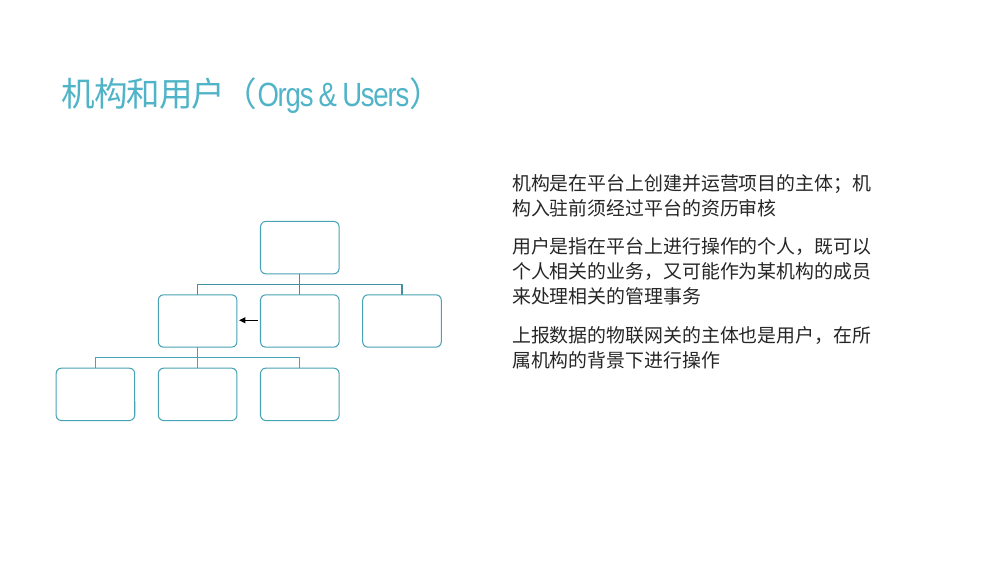
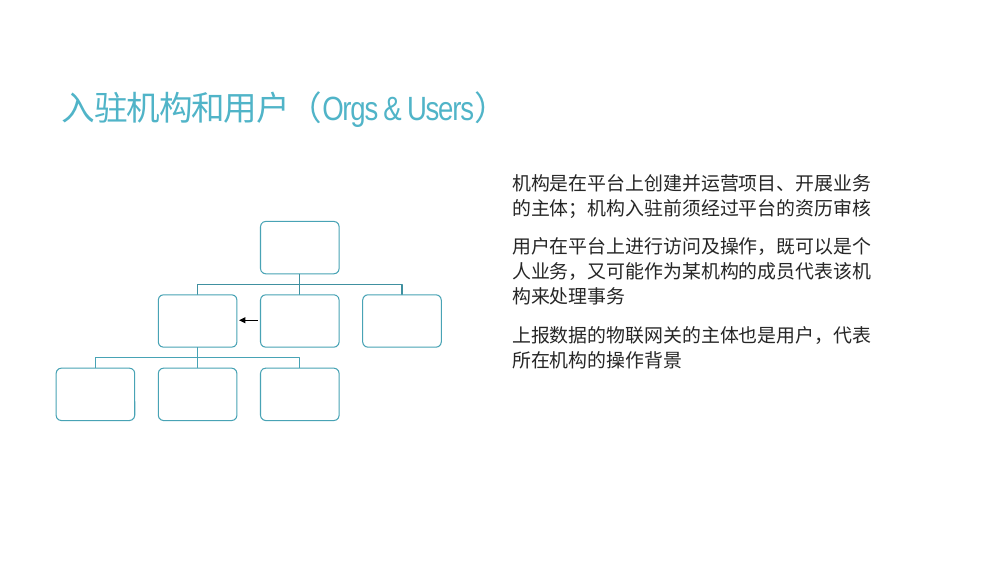
Before and after one commit to calcyu/chainway, a slide deck: slide 7 of Docs/城乡振兴元宇宙.pptx. Drawn at 1008x567 pixels with LibreOffice and Linux fonts; fonts in the diff are those of the drawing. Boxes give left, top, right and bottom in pixels: in the first picture for what was removed or moved away, otherwise in the second. Text is boxed around its words. In the diff, an @@ line names an element or a change of style, - is before the commit and + after.

```diff
--- a/Docs/城乡振兴元宇宙.pptx
+++ b/Docs/城乡振兴元宇宙.pptx
@@ title at <box>62,91,508,127</box>: text changed @@
-机构和用户（Orgs & Users）
+入驻机构和用户（Orgs & Users）
@@ text at <box>512,174,871,369</box>: text changed @@
-  机构是在平台上创建并运营项目的主体；机构入驻前须经过平台的资历审核
-  用户是指在平台上进行操作的个人，既可以个人相关的业务，又可能作为某机构的成员来处理相关的管理事务
-  上报数据的物联网关的主体也是用户，在所属机构的背景下进行操作
+  机构是在平台上创建并运营项目、开展业务的主体；机构入驻前须经过平台的资历审核
+  用户在平台上进行访问及操作，既可以是个人业务，又可能作为某机构的成员代表该机构来处理事务
+  上报数据的物联网关的主体也是用户，代表所在机构的操作背景
```
Also in this commit, not shown: 8 other slides changed, 1 slide added, 1 slide removed, 15 other files.
